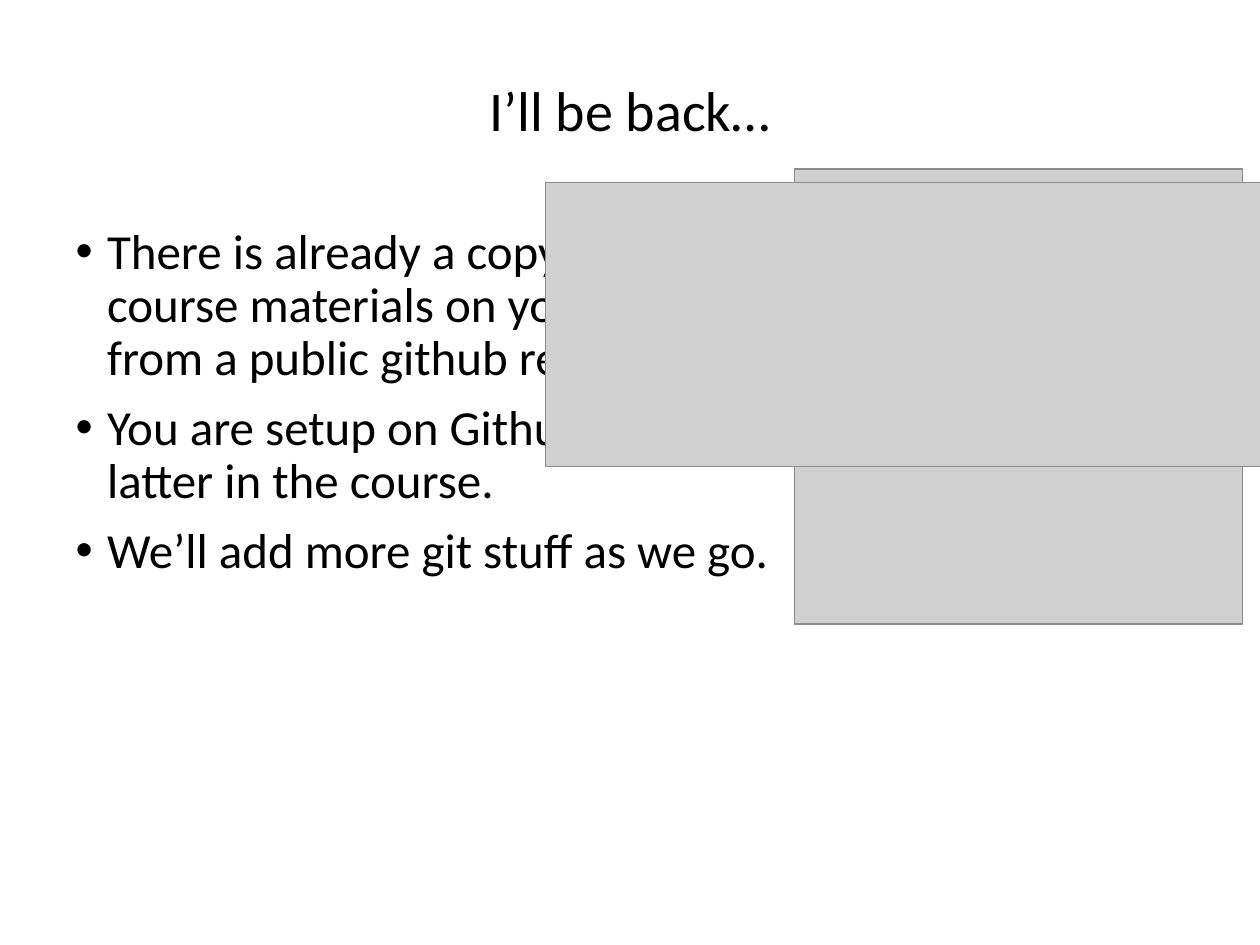
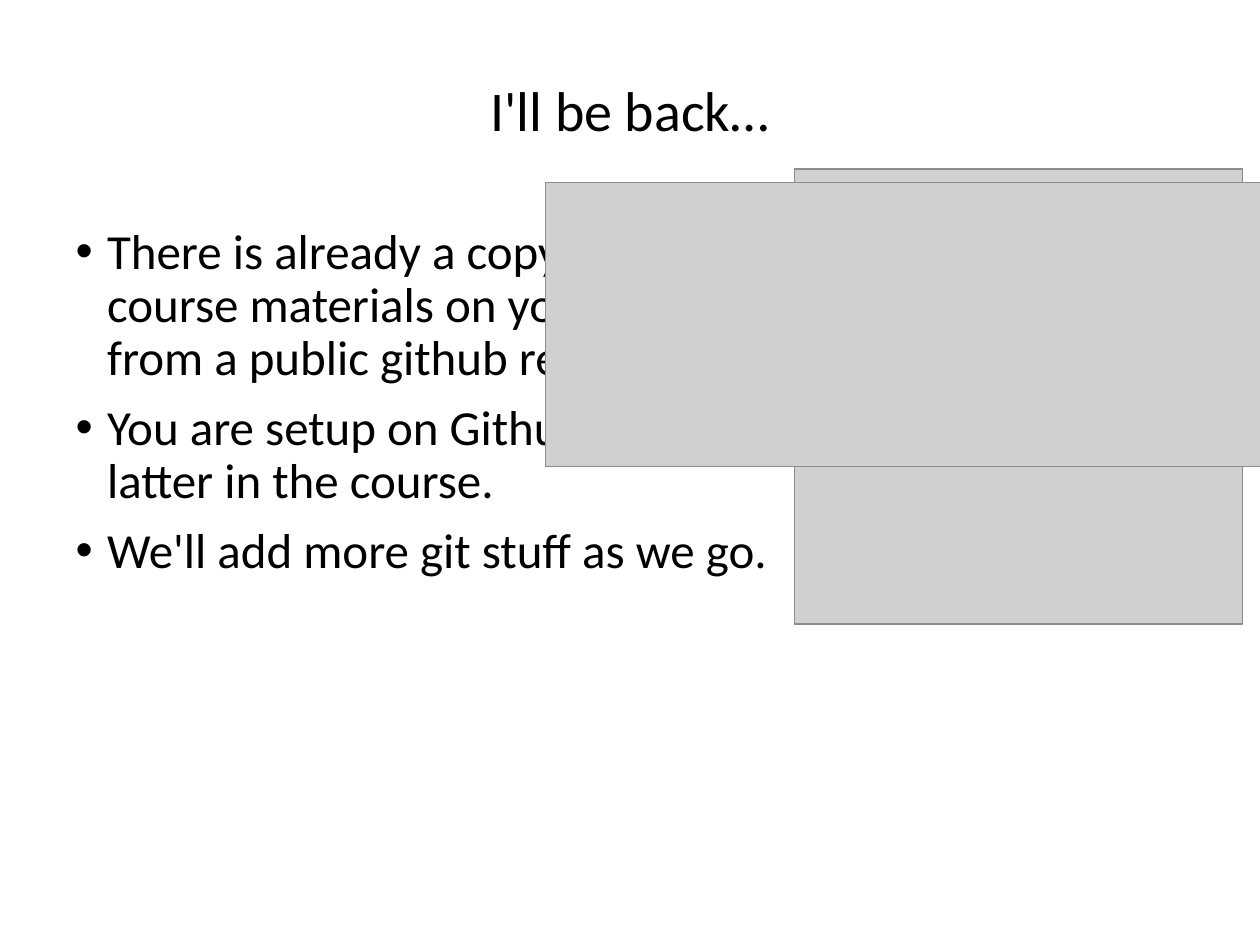
Before and after one commit to ncasuk/ncas-isc, a slide deck: slide 15 of shell/presentations/01_git1.pptx. Drawn at 1260x945 pixels with LibreOffice and Linux fonts; fonts in the diff are those of the drawing; grey boxes stand for pictures; background and template pictures are left out. Boxes give left, top, right and bottom in pixels: in the first picture for what was removed or moved away, otherwise in the second. Text is boxed around its words. In the diff, an @@ line names an element or a change of style, - is before the commit and + after.

```diff
--- a/shell/presentations/01_git1.pptx
+++ b/shell/presentations/01_git1.pptx
@@ title at [490,92,770,132]: text changed @@
-I’ll be back…
+I'll be back…
@@ text at [107,534,767,577]: text changed @@
-• We’ll add more git stuff as we go.
+• We'll add more git stuff as we go.
```
Also in this commit, not shown: 6 other slides changed, 1 other file.
